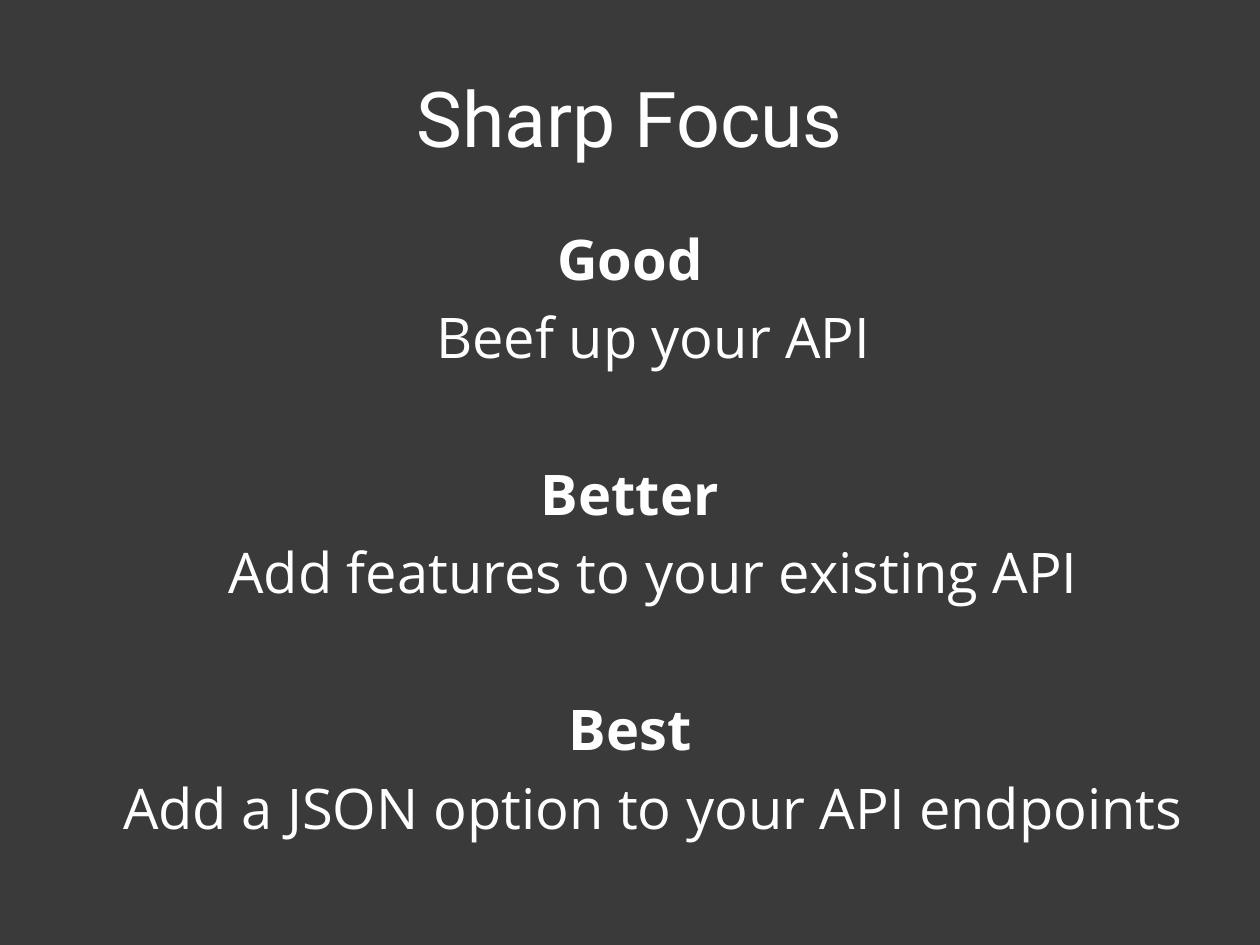
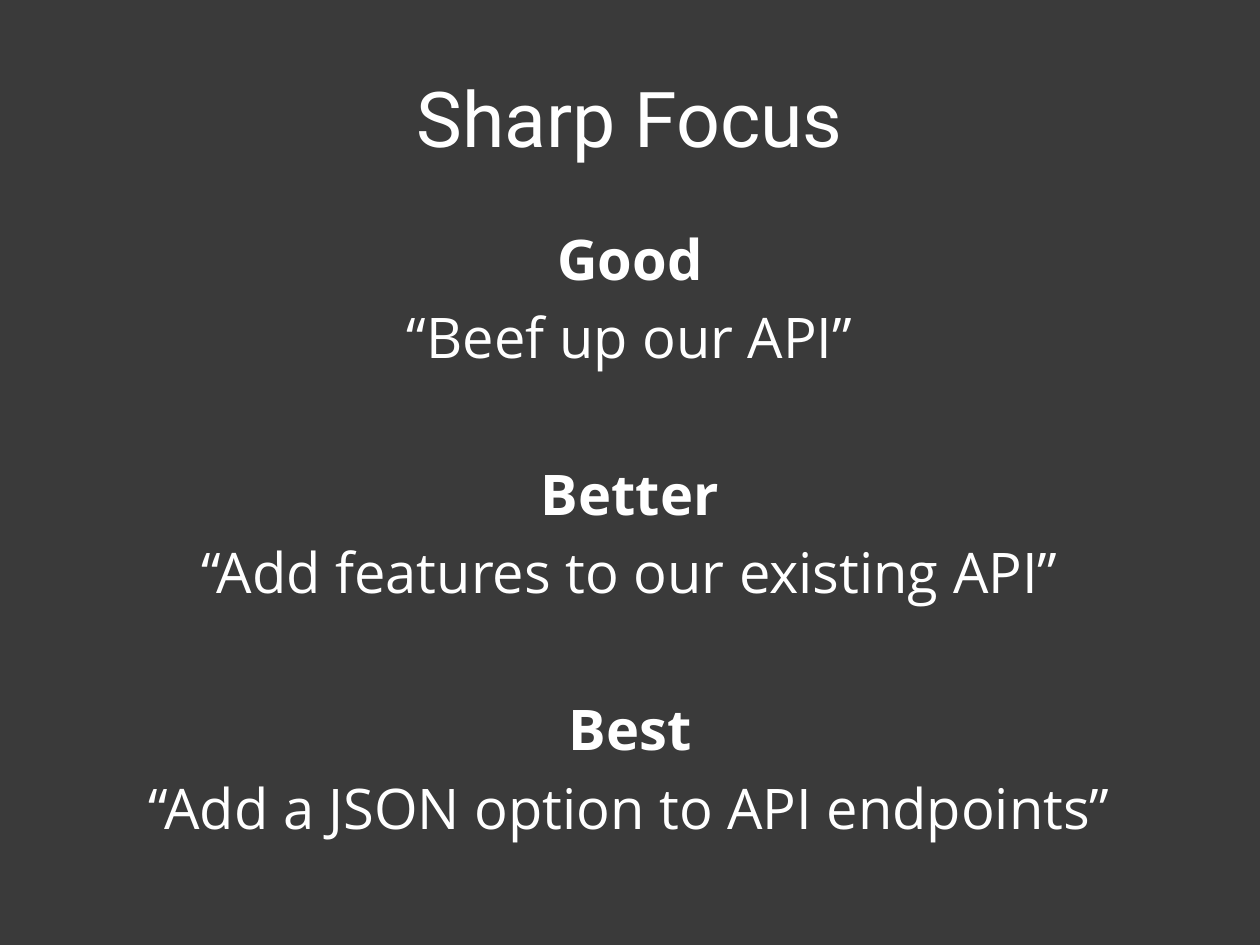
Before and after one commit to patik/code-sprint, a slide deck: slide 17 of code-sprint.pptx. Drawn at 1260x945 pixels with LibreOffice and Linux fonts; fonts in the diff are those of the drawing. Boxes give left, top, right and bottom in pixels: in the first picture for what was removed or moved away, otherwise in the second. Text is boxed around its words. In the diff, an @@ line names an element or a change of style, - is before the commit and + after.

```diff
--- a/code-sprint.pptx
+++ b/code-sprint.pptx
@@ text at box(407, 315, 852, 372): text changed @@
-Beef up your API
+“Beef up our API”
@@ text at box(201, 550, 1057, 607): text changed @@
-Add features to your existing API
+“Add features to our existing API”
@@ text at box(149, 786, 1110, 843): text changed @@
-Add a JSON option to your API endpoints
+“Add a JSON option to API endpoints”
```
Also in this commit, not shown: 11 other slides changed, 1 other file.
